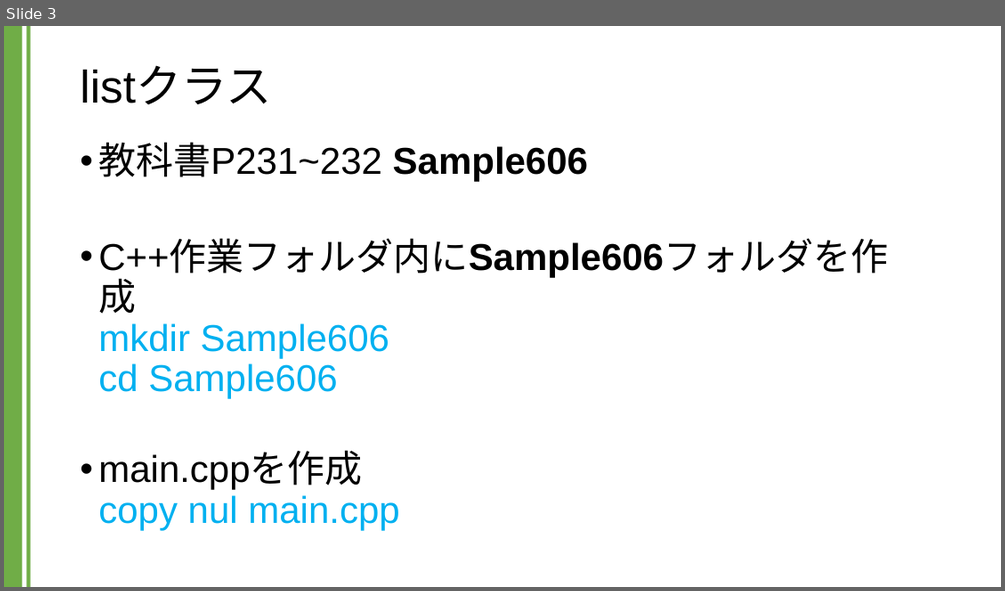
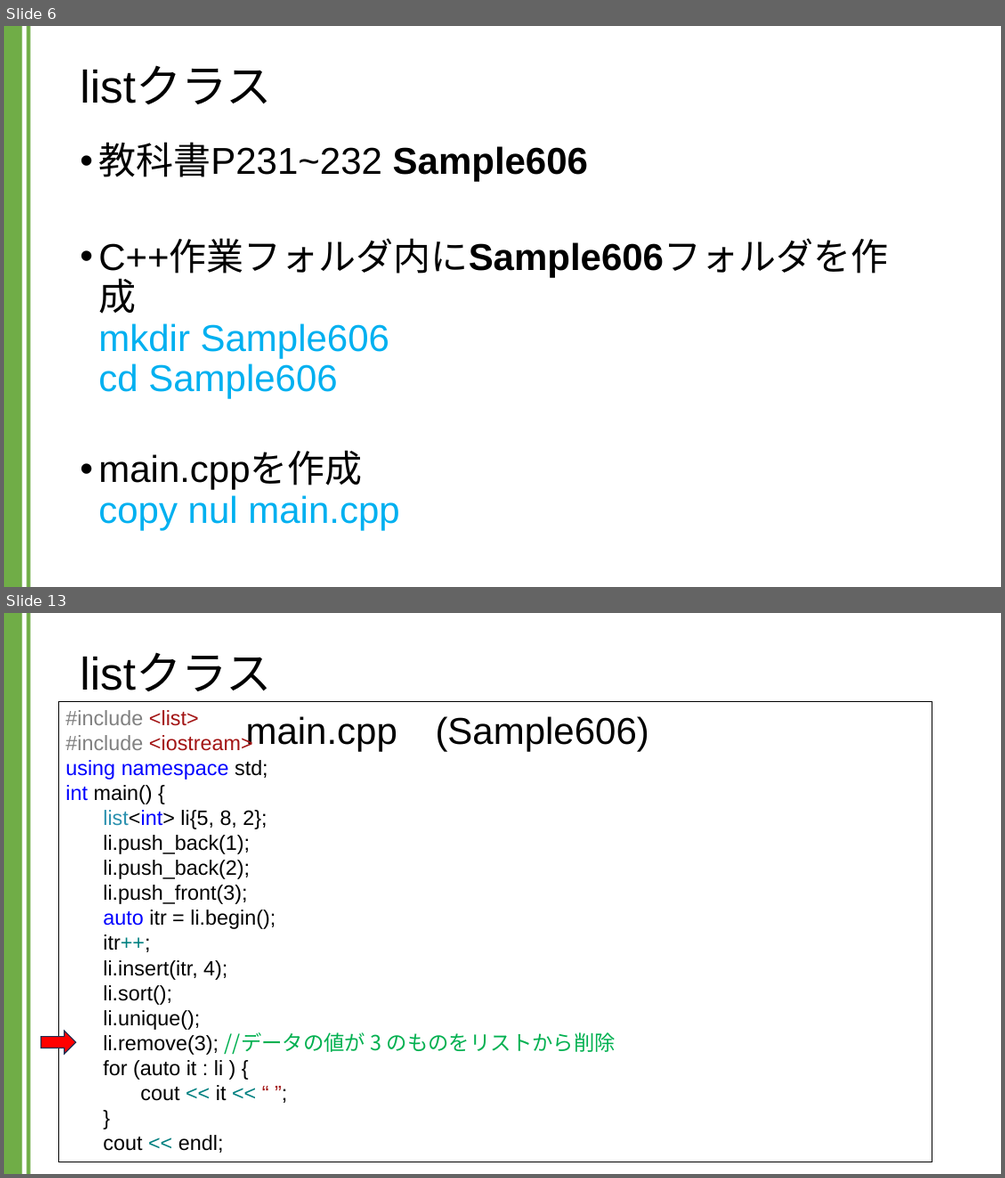
Before and after one commit to kic-murata/cpp2024, a slide deck: 授業資料/講義資料：Listクラス.pptx. Shown one above the other, each under a label of ours: slide 3 before the commit, slides 6 and 13 after it; the slides between them are not shown. The pictures are 1005x591 and 1005x1178 pixels, drawn with LibreOffice and Linux fonts; fonts in the diff are those of the drawing. Boxes give left, top, right and bottom in pixels: in the first picture for what was removed or moved away, otherwise in the second. Text is boxed around its words. In the diff, an @@ line names an element or a change of style, - is before the commit and + after.

```diff
--- a/授業資料/講義資料：Listクラス.pptx
+++ b/授業資料/講義資料：Listクラス.pptx
@@ slide 13 added at [4, 613, 1001, 1174], background #FFFFFF; not listed: 2 template elements that a slide beside it also shows @@
@@ title added at [80, 653, 272, 691], 44 pt, text #000000 @@
+listクラス
@@ rectangle added at [58, 701, 933, 1162], outline #000000 0.75 pt, 20 pt, text #000000 @@
+#include <list>
+#include <iostream>
+using namespace std;
+int main() {
+list<int> li{5, 8, 2};
+li.push_back(1);
+li.push_back(2);
+li.push_front(3);
+auto itr = li.begin();
+itr++;
+li.insert(itr, 4);
+li.sort();
+li.unique();
+li.remove(3); //データの値が 3 のものをリストから削除
+for (auto it : li ) {
+cout << it << “ ”;
+}
+cout << endl;
@@ text added at [246, 716, 649, 751], 36 pt, text #000000 @@
+main.cpp (Sample606)
@@ right arrow added at [40, 1031, 76, 1054], fill #FF0000, outline #1E3256 1 pt @@
@@ what was slide 3 is now slide 6 @@
```
Also in this commit, not shown: 2 slides changed, 8 other slides added, 17 slides removed, 1 other file.
